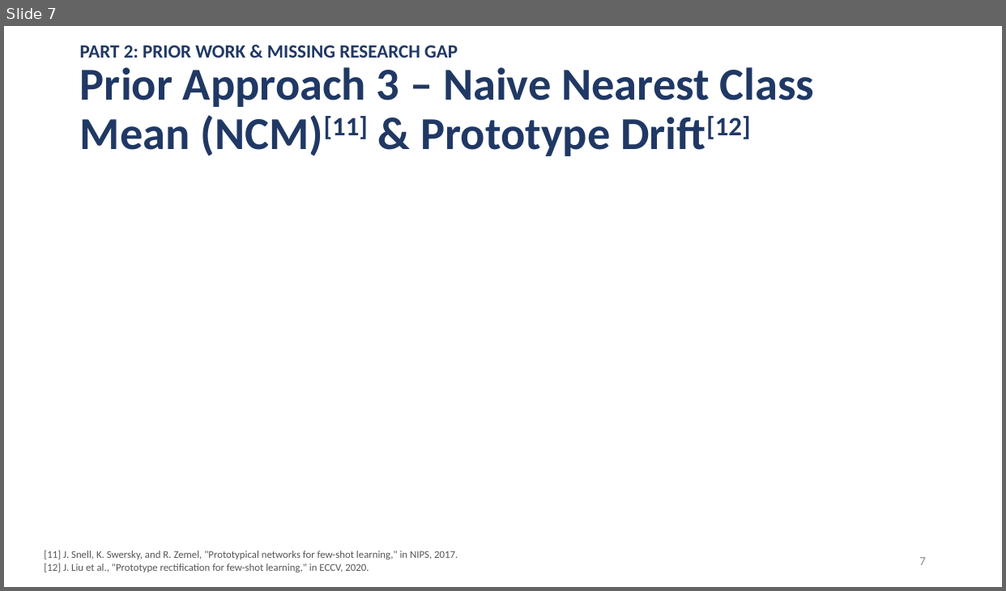
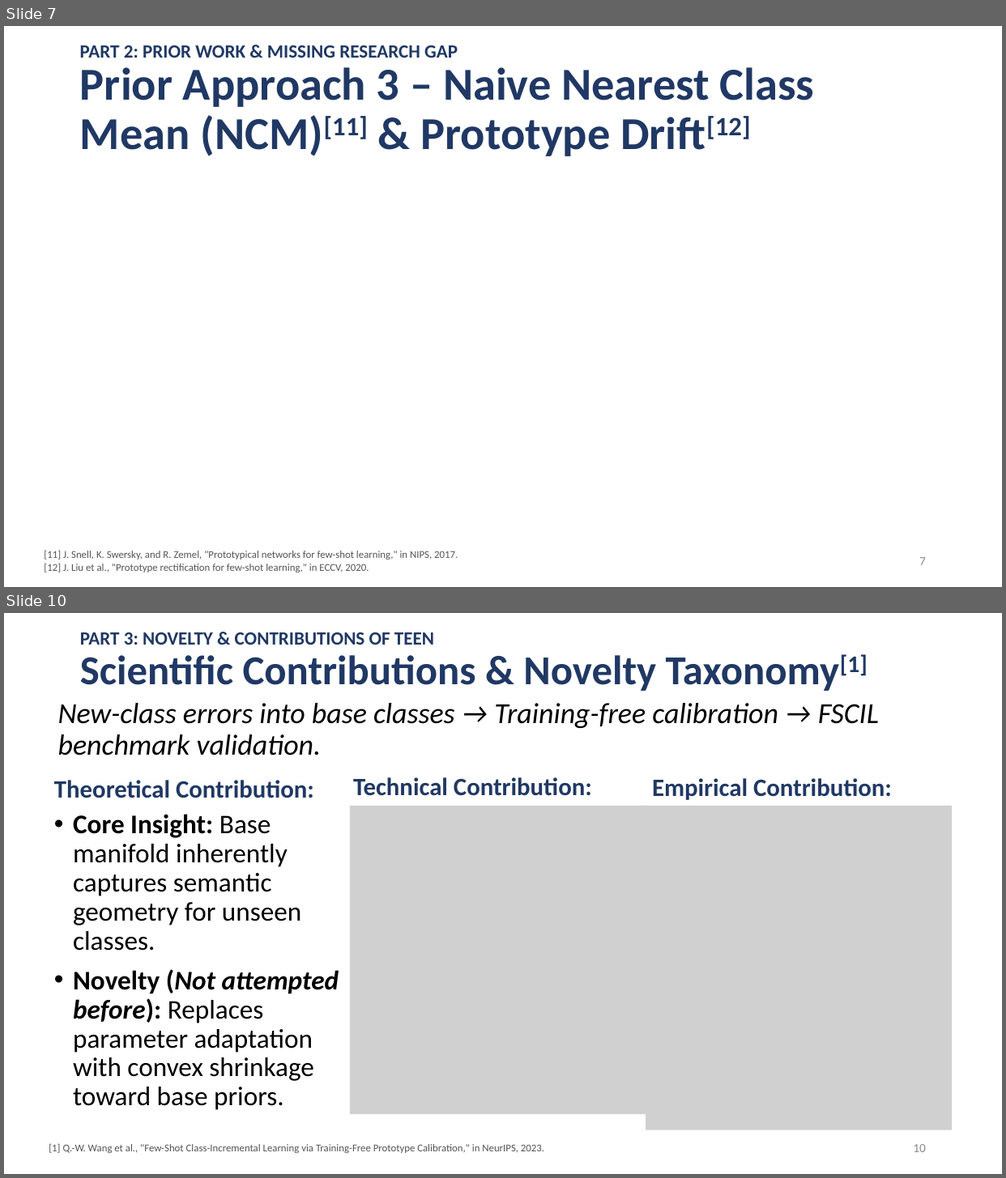
Before and after one commit to famevease/Intro2ML_Adopt-ML-paper, a slide deck: slides/presentation_v1.pptx. Shown one above the other, each under a label of ours: slide 7 before the commit, slides 7 and 10 after it; the slides between them are not shown. The pictures are 1006x591 and 1006x1178 pixels, drawn with LibreOffice and Linux fonts; fonts in the diff are those of the drawing; grey boxes stand for pictures. Boxes give left, top, right and bottom in pixels: in the first picture for what was removed or moved away, otherwise in the second. Text is boxed around its words. In the diff, an @@ line names an element or a change of style, - is before the commit and + after.

```diff
--- a/slides/presentation_v1.pptx
+++ b/slides/presentation_v1.pptx
@@ slide 10 added at box(4, 613, 1002, 1174), background #FFFFFF @@
@@ text added at box(80, 632, 434, 645), 18 pt, text #203864, bold @@
+PART 3: NOVELTY & CONTRIBUTIONS OF TEEN
@@ title added at box(80, 654, 867, 691), 39.6 pt, text #203864, bold @@
+Scientific Contributions & Novelty Taxonomy[1]
@@ text added at box(58, 703, 879, 756), 28 pt, text #000000, italic @@
+New-class errors into base classes → Training-free calibration → FSCIL benchmark validation.
@@ text added at box(54, 780, 314, 798), 24 pt, text #203864, bold @@
+Theoretical Contribution:
@@ text added at box(353, 777, 592, 796), 24 pt, text #203864, bold @@
+Technical Contribution:
@@ text added at box(652, 778, 892, 800), 24 pt, text #203864, bold @@
+Empirical Contribution:
@@ picture added at box(350, 806, 649, 1114) @@
@@ picture added at box(646, 806, 952, 1131) @@
@@ text added at box(73, 814, 339, 1110), 25.9 pt, text #000000 @@
+• Core Insight: Base manifold inherently captures semantic geometry for unseen classes.
+• Novelty (Not attempted before): Replaces parameter adaptation with convex shrinkage toward base priors.
@@ text added at box(49, 1144, 544, 1153), 10 pt, text #555555 @@
+[1] Q.-W. Wang et al., "Few-Shot Class-Incremental Learning via Training-Free Prototype Calibration," in NeurIPS, 2023.
@@ page number added at box(913, 1144, 926, 1152), 12 pt, text #8C8C8C @@
+10
```
Also in this commit, not shown: 1 slide changed, 2 other files.
